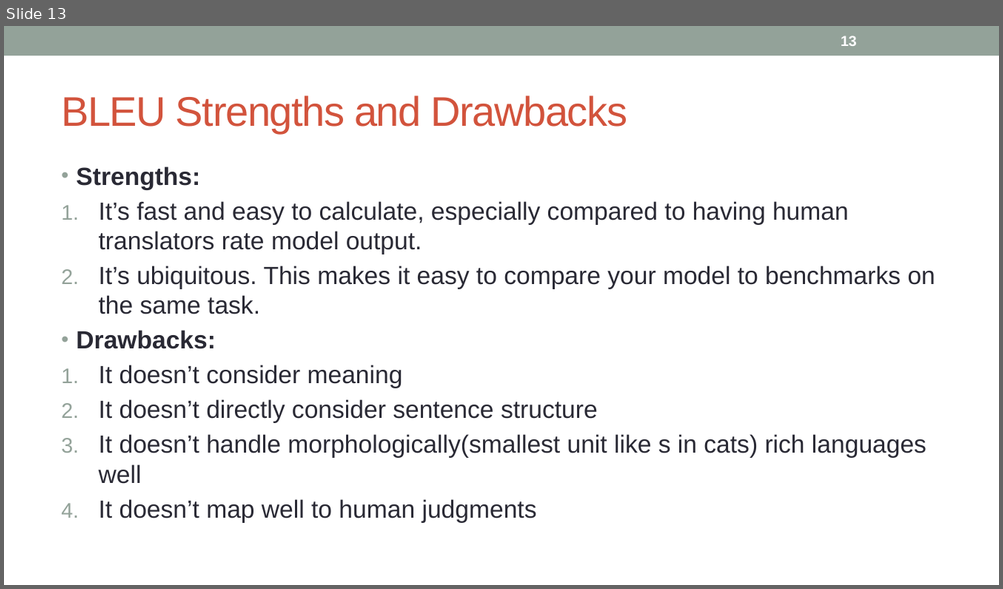
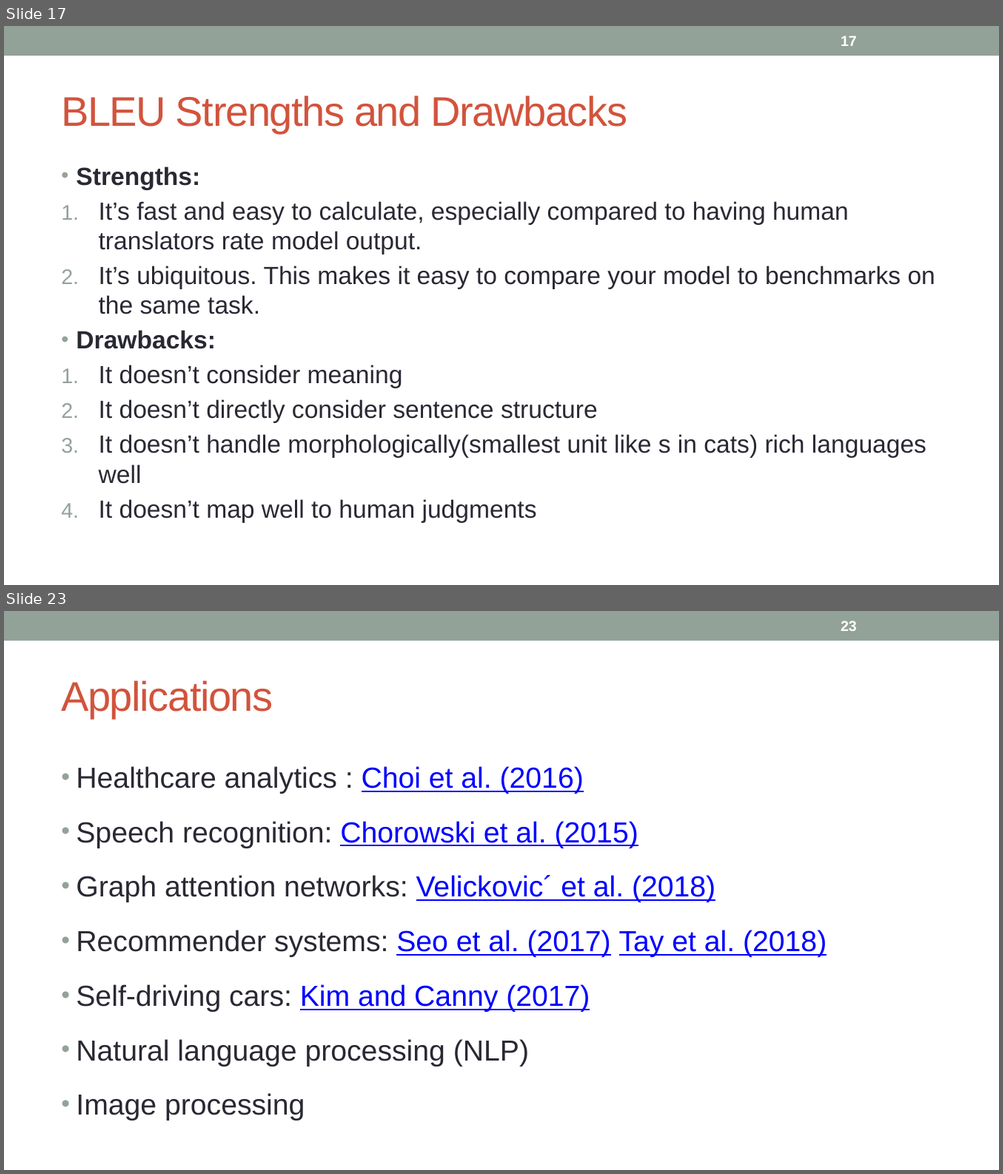
Before and after one commit to nidhiaro/PythonAssignment, a slide deck: 28. Translation.pptx. Shown one above the other, each under a label of ours: slide 13 before the commit, slides 17 and 23 after it; the slides between them are not shown. The pictures are 1003x589 and 1003x1174 pixels, drawn with LibreOffice and Linux fonts; fonts in the diff are those of the drawing. Boxes give left, top, right and bottom in pixels: in the first picture for what was removed or moved away, otherwise in the second. Text is boxed around its words. In the diff, an @@ line names an element or a change of style, - is before the commit and + after.

```diff
--- a/28. Translation.pptx
+++ b/28. Translation.pptx
@@ slide 23 added at box(4, 611, 999, 1170), background #FFFFFF; not listed: 1 template element that a slide beside it also shows @@
@@ page number added at box(840, 621, 856, 631), 14 pt, text #FFFFFF, bold @@
+23
@@ title added at box(61, 681, 273, 718), 40 pt, text #D2533C @@
+Applications
@@ text added at box(76, 766, 826, 1121), 28 pt, text #292934 @@
+• Healthcare analytics : Choi et al. (2016)
+• Speech recognition: Chorowski et al. (2015)
+• Graph attention networks: Velickovic´ et al. (2018)
+• Recommender systems: Seo et al. (2017) Tay et al. (2018)
+• Self-driving cars: Kim and Canny (2017)
+• Natural language processing (NLP)
+• Image processing
@@ what was slide 13 is now slide 17 @@
@@ page number at box(840, 36, 856, 46): text changed @@
-13
+17
```
Also in this commit, not shown: 1 slide changed, 16 other slides added.
